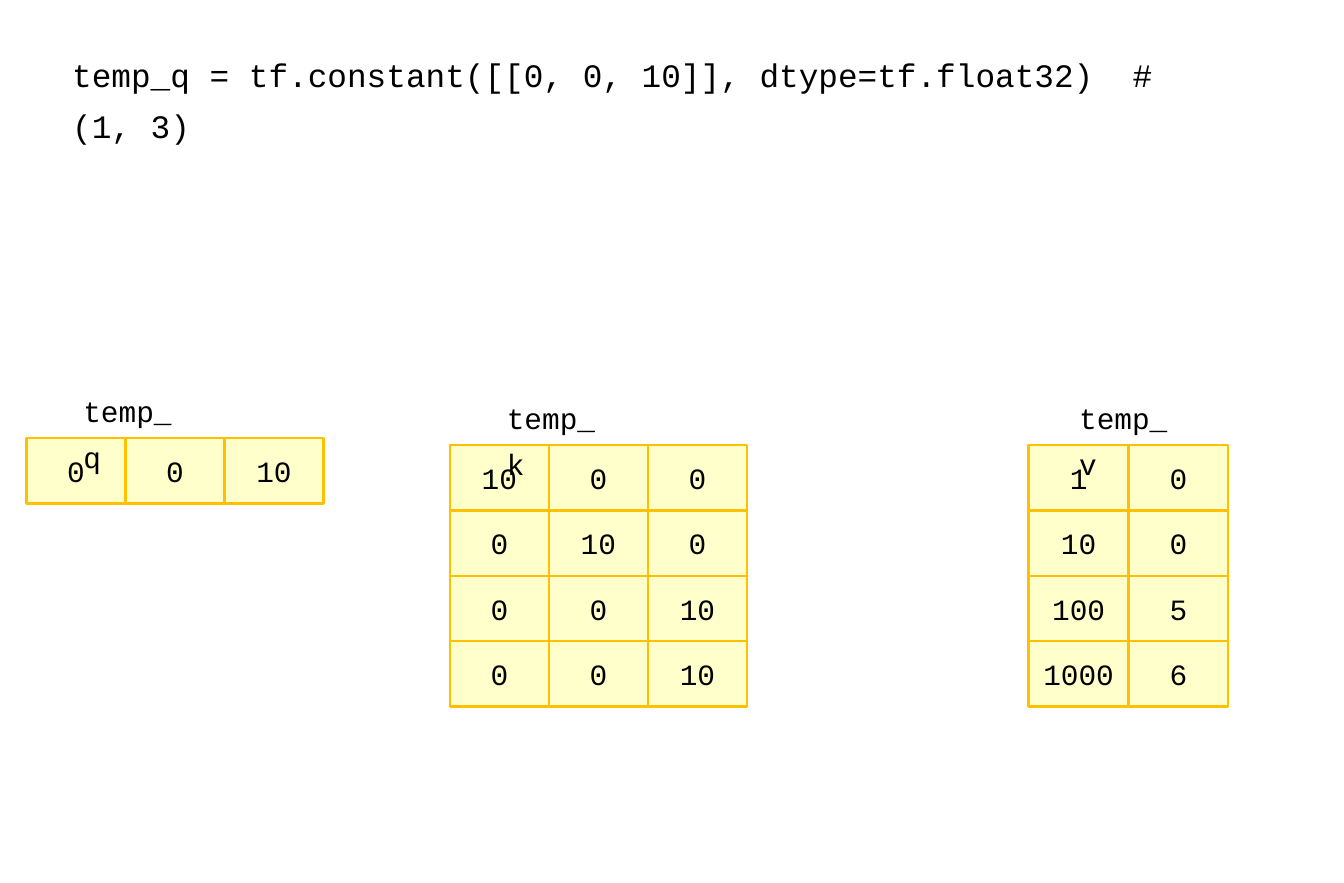
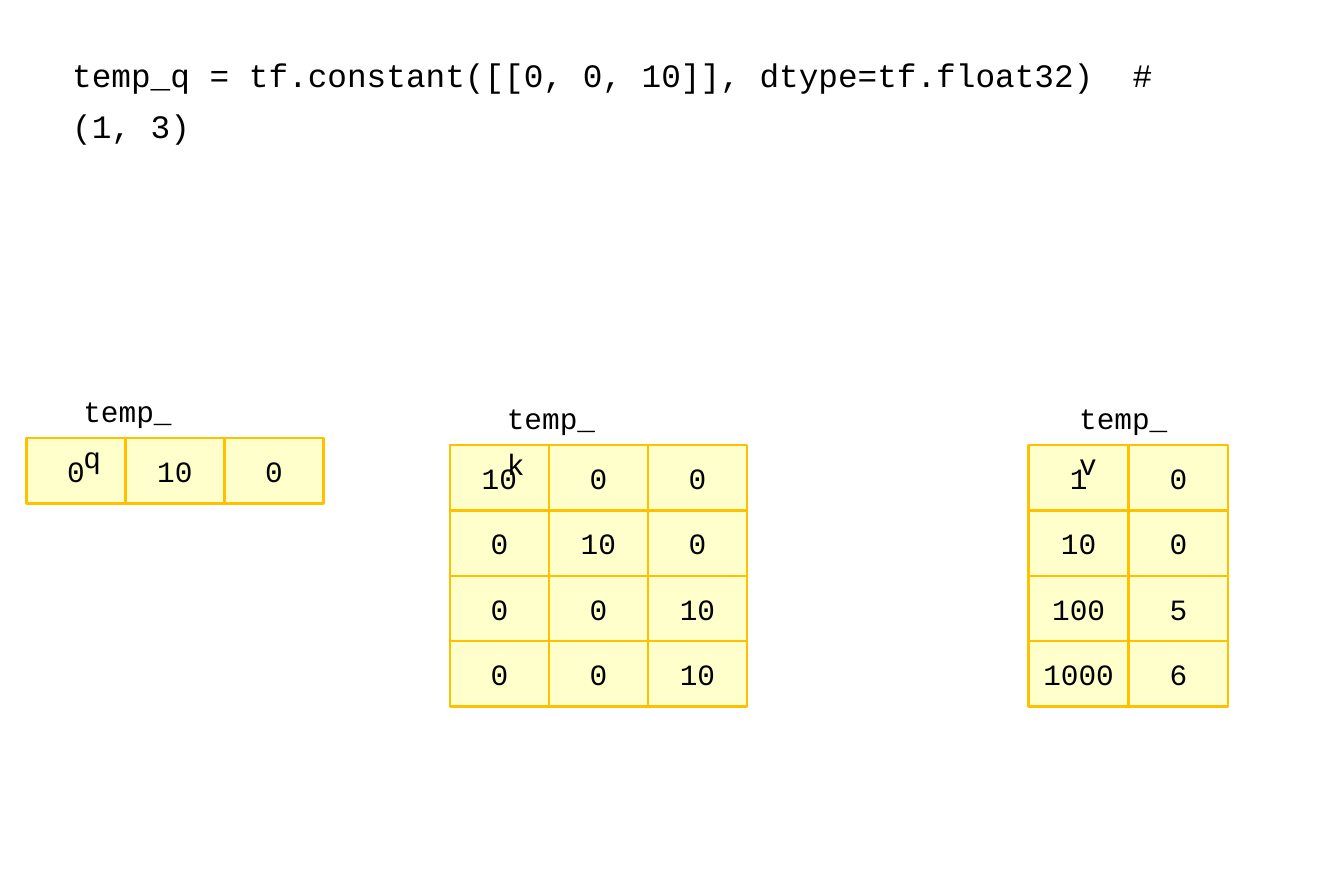
Before and after one commit to imguru-mooc/nlp_nighttime, a slide deck: slide 7 of nlp_4_source/트랜스포머분석_판서.pptx (slide 5 before the commit). Drawn at 1344x883 pixels with LibreOffice and Linux fonts; fonts in the diff are those of the drawing. Boxes give left, top, right and bottom in pixels: in the first picture for what was removed or moved away, otherwise in the second. Text is boxed around its words. In the diff, an @@ line names an element or a change of style, - is before the commit and + after.

```diff
--- a/nlp_4_source/트랜스포머분석_판서.pptx
+++ b/nlp_4_source/트랜스포머분석_판서.pptx
@@ rectangle "10": place and size @@
-rectangle "10" at (225, 438, 324, 503)
+rectangle "10" at (126, 438, 225, 503)
@@ rectangle "0": place and size @@
-rectangle "0" at (126, 438, 225, 503)
+rectangle "0" at (225, 438, 324, 503)
```
Also in this commit, not shown: 5 other slides changed, 2 slides added, 1 other file.
